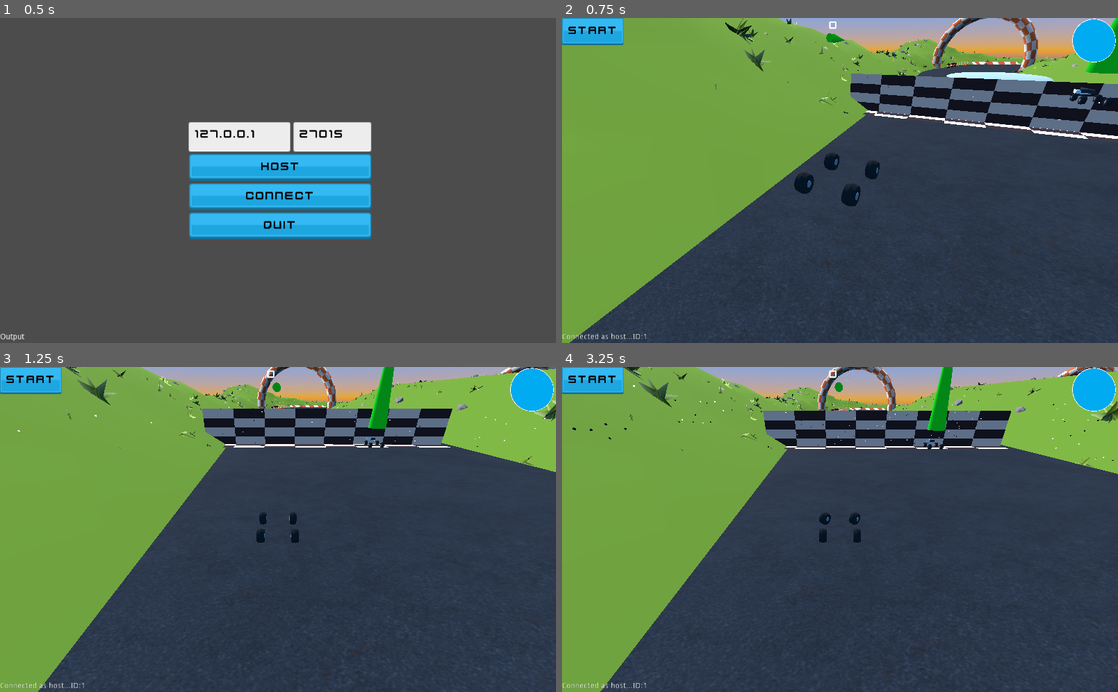
Above: before the commit, frames 1-4 (two rows, left to right).
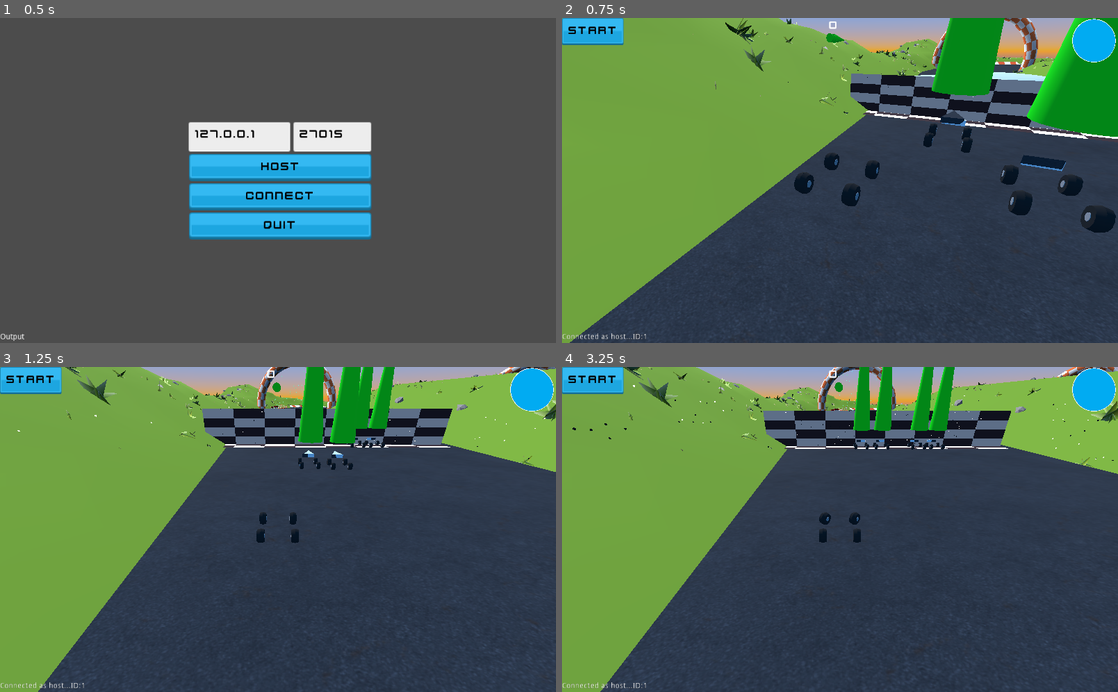
Above: after the commit, the same moments.

Repository: AssafDamari/cars_mp
Game: Godot game, scene res://scenes/main.tscn
The game is run twice, just before and just after one commit, with the same random seed, the same clock (stepped at 60 frames per second) and the same inputs.
Inputs (mouse positions are in pixels of both pictures, inside the frame that each line leads up to):
- Up to frame 1 (0.5 s): no input
- Up to frame 2 (0.75 s): click "Host" at 0.5 s
- Up to frame 3 (1.25 s): no input
- Up to frame 4 (3.25 s): click "Start" at 1.25 s; click "Start" at 2 s; move the mouse to (962, 513) at 2.77 s; hold D (right) from 2.78 s (still down); click (962, 513) at 2.85 s; tap Space (jump) at 3.02 s

Frame 1 is identical in both runs. In frame 2, 7.4% of the frame differs, in the area x 63-100%, y 0-67%; in frame 3, 2.4%; in frame 4, 1.8%.

Commit message:
add multiple ai cars

Diff:
--- a/scripts/ai.gd
+++ b/scripts/ai.gd
@@ -3,7 +3,7 @@
 
 var target_inedx = 0
 var path;
-var speed = 10
+var max_speed = 12
 var target_radius = 12
 
 onready var marker_target = $marker_target
@@ -17,7 +17,9 @@
 	return true
 
 func _ready():
-	character.speed = speed
+	randomize()
+	character.speed = rand_range(5, max_speed)
+	print(character.name, " speed ", character.speed)
 	#if we have a path (should be given from main->map) set the first target
 	if path:
 		next_target_market.global_transform.origin = path.curve.get_point_position(target_inedx)
--- a/scripts/character.gd
+++ b/scripts/character.gd
@@ -15,6 +15,8 @@
 onready var stun_timer = $stun_timer
 onready var drift_sound = $car_mesh/drift_sound
 onready var engine_sound = $car_mesh/engine_sound
+
+var main
 ## Commands
 ## An enum is used for readability
 ## Also a dictionary can be used
@@ -48,6 +50,7 @@
 var next_checkpoint_index = 0
 
 func _ready():
+	main = get_tree().root.get_node("main")
 	#  We don’t want the RayCast to collide with the ball
 	ground_ray.add_exception(ball)
 	controller_is_player = $controller.has_method("is_player")
@@ -66,7 +69,8 @@
 		my_body_index = randi() % car_body.get_children().size()
 		# regidter myself at server, he will update all
 		rpc_id(1, "register_player", name, my_body_index)
-		rpc_id(999, "register_player", "999", my_body_index)
+		for id in main.ai_ids:
+			rpc_id(id, "register_player", str(id), my_body_index)
 
 func _physics_process(delta):
 
--- a/scripts/main.gd
+++ b/scripts/main.gd
@@ -26,6 +26,7 @@
 onready var text_edit_port = $display/menu/text_edit_port
 onready var output = $output
 onready var lunch_pad = $lunch_pad
+var ai_ids = [900, 901, 902, 903] # for each id in this list an ai car will be created (starts with 900)
 
 var registered_players = {}
 
@@ -54,7 +55,8 @@
 	create_server()
 	# Create our player, 1 is a reference for a host/server
 	create_player(1, ControllerType.PLAYER)
-	create_player(999, ControllerType.AI)
+	for id in ai_ids:
+		create_player(id, ControllerType.AI)
 	# Hide a menu
 	$display/menu.visible = false
 	$display/ui.visible = true
@@ -87,7 +89,8 @@
 	create_player(id, ControllerType.PEER)
 	#if the connected peer is host (id=1) then also add the ai it created as peer
 	if id==1:
-		create_player(999, ControllerType.PEER)
+		for id in ai_ids:
+			create_player(id, ControllerType.PEER)
 
 func _on_peer_disconnected(id):
 	# Remove unused nodes when player disconnects
